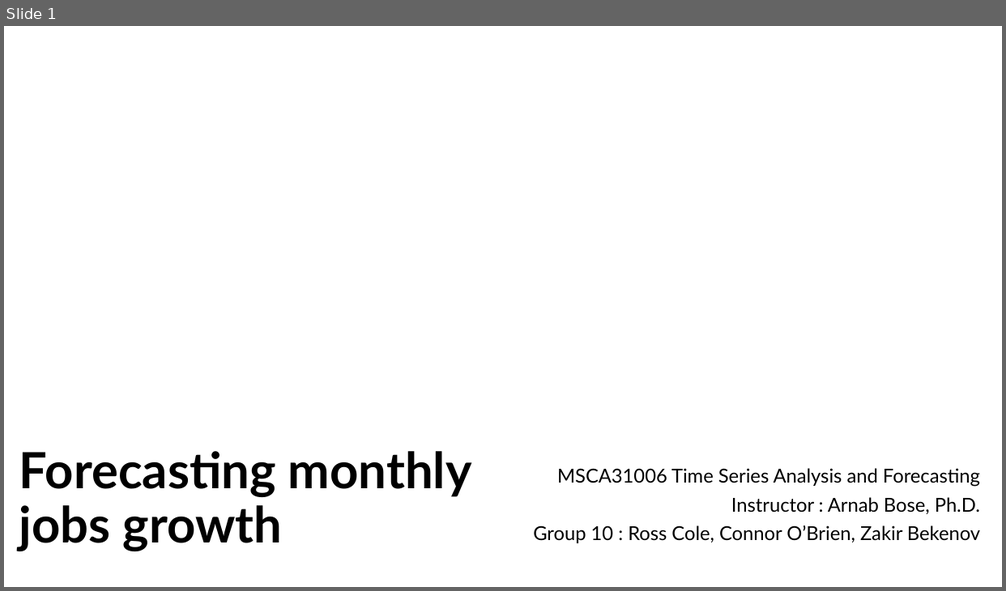
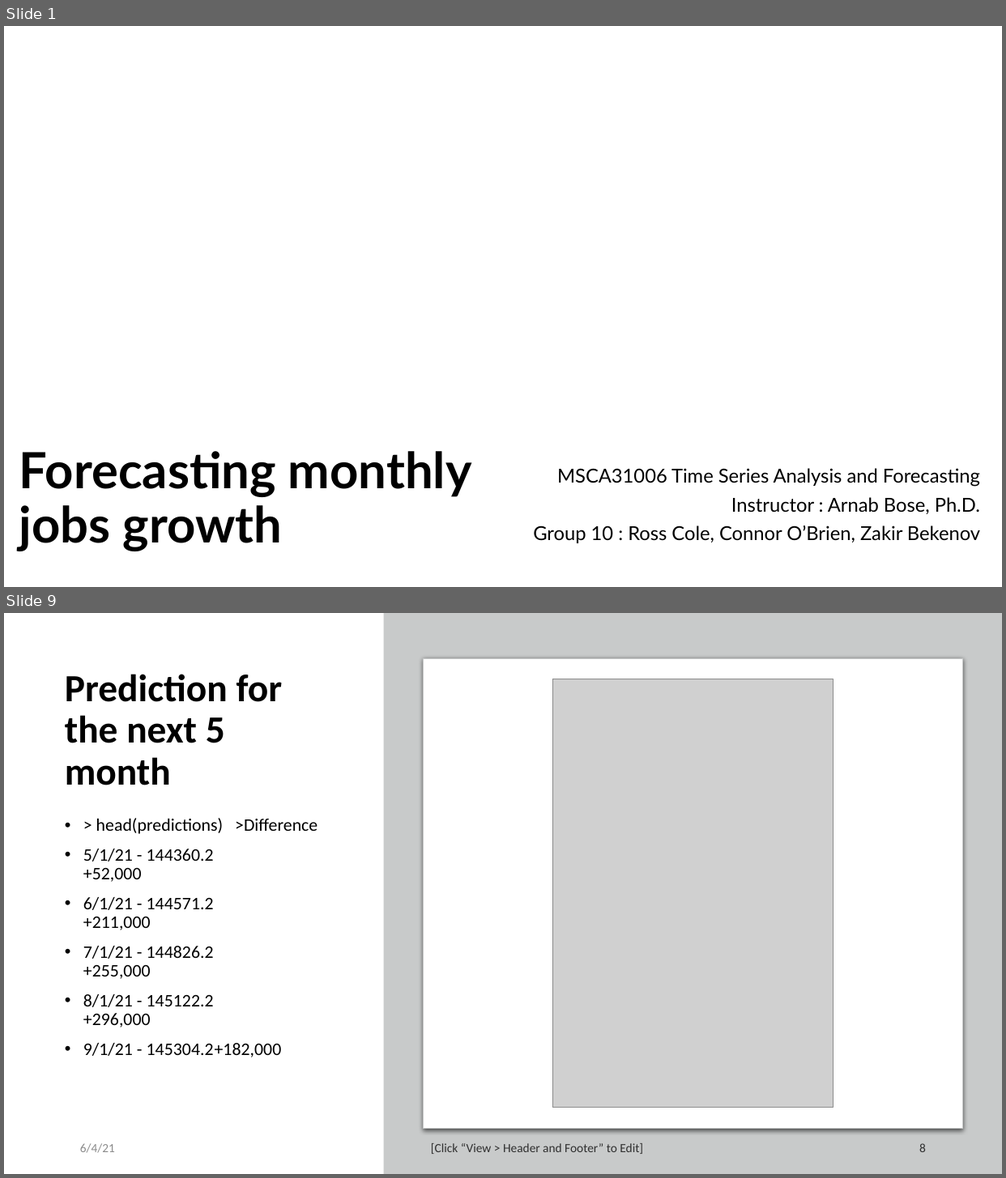
Before and after one commit to co237/forecasting_final, a slide deck: time_series_final_project_group10.pptx. Shown one above the other, each under a label of ours: slide 1 before the commit, slides 1 and 9 after it; the slides between them are not shown. The pictures are 1006x591 and 1006x1178 pixels, drawn with LibreOffice and Linux fonts; fonts in the diff are those of the drawing; grey boxes stand for pictures; background and template pictures are left out. Boxes give left, top, right and bottom in pixels: in the first picture for what was removed or moved away, otherwise in the second. Text is boxed around its words. In the diff, an @@ line names an element or a change of style, - is before the commit and + after.

```diff
--- a/time_series_final_project_group10.pptx
+++ b/time_series_final_project_group10.pptx
@@ slide 9 added at (4,613,1002,1174), background picture (left out) @@
@@ rectangle added at (384,613,1002,1174), fill #C8CACA @@
@@ rounded rectangle added at (424,658,962,1129), fill #FFFFFF, outline #C8CACA 0.75 pt @@
@@ title added at (65,674,283,786), 37 pt, text #000000, bold @@
+Prediction for the next 5 month
@@ picture added at (552,679,833,1108) @@
@@ text added at (83,818,317,1058), 17 pt, text #000000 @@
+• > head(predictions) >Difference
+• 5/1/21 - 144360.2 +52,000
+• 6/1/21 - 144571.2 +211,000
+• 7/1/21 - 144826.2 +255,000
+• 8/1/21 - 145122.2 +296,000
+• 9/1/21 - 145304.2 +182,000
@@ text added at (80,1144,115,1153), 12 pt, text #8C8C8C @@
+6/4/21
@@ text added at (431,1144,643,1154), 12 pt, text #303030 @@
+[Click “View > Header and Footer” to Edit]
@@ page number added at (919,1144,926,1152), 12 pt, text #303030 @@
+8
```
Also in this commit, not shown: 10 slides changed.
